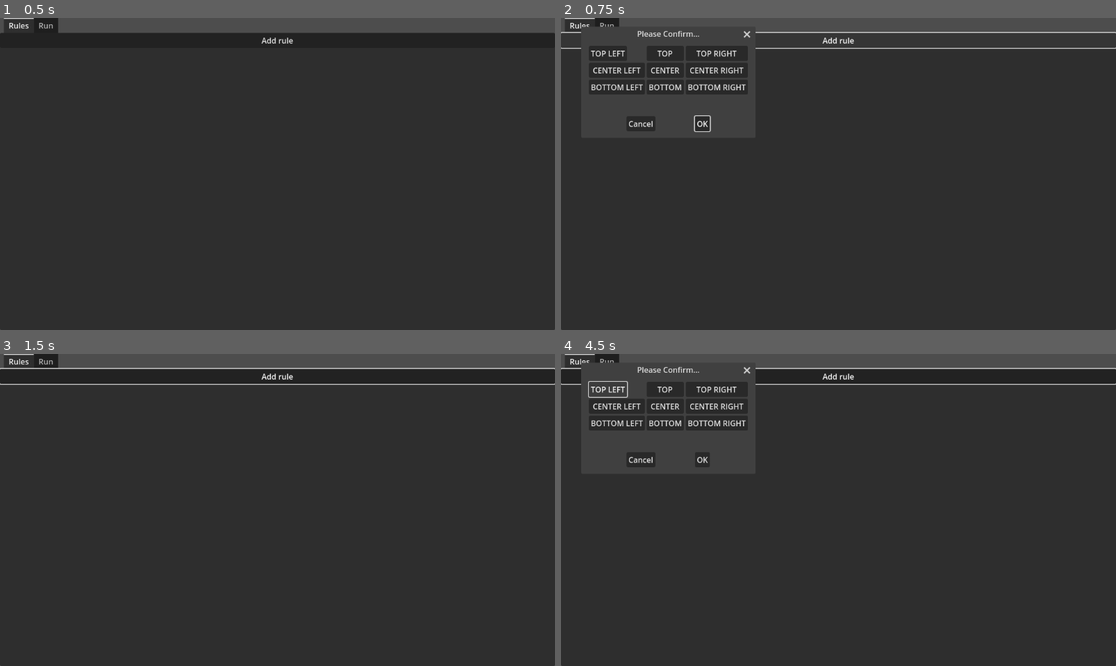
Above: before the commit, frames 1-4 (two rows, left to right).
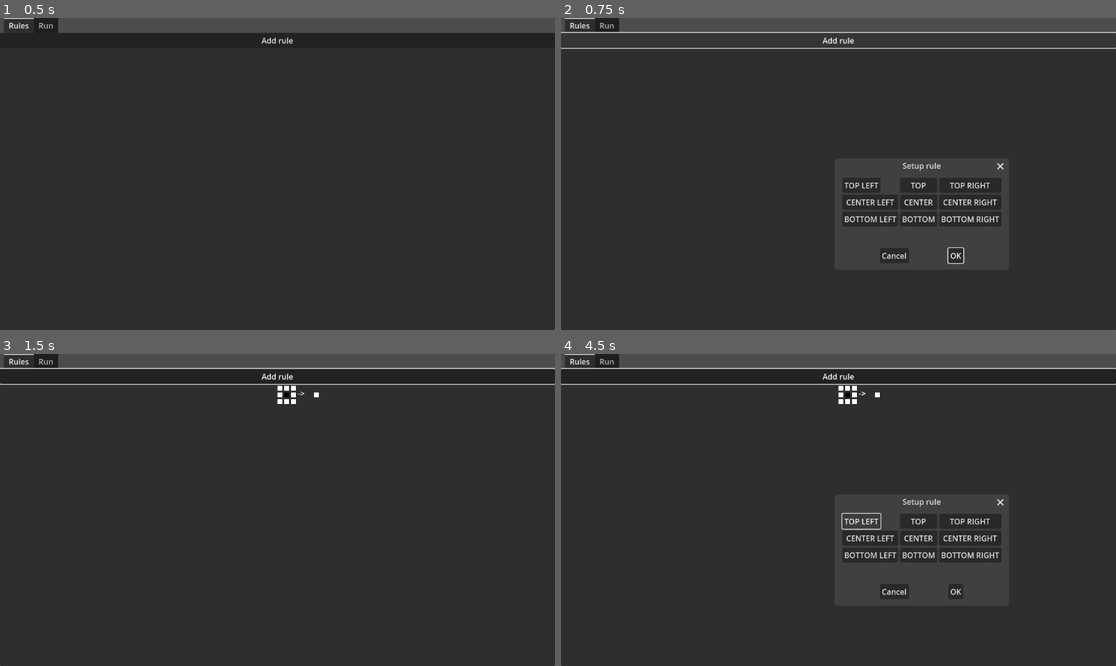
Above: after the commit, the same moments.

Repository: RWHurra/Robert-s-Game-of-Life
Game: Godot game, scene res://main.tscn
Same seed, same stepped clock (60 frames per second), same inputs: the game is played once before the commit and once after it.
Inputs:
- Up to frame 1 (0.5 s): no input
- Up to frame 2 (0.75 s): click "Add rule" at 0.5 s
- Up to frame 3 (1.5 s): click "OK" at 1.25 s
- Up to frame 4 (4.5 s): click "Add rule" at 2 s; click "OK" at 2.75 s; click "Add rule" at 3.5 s; click "TOP LEFT" at 4.25 s

Frame 1 is identical in both runs. In frame 2, 2.2% of the frame differs, in the area x 3-80%, y 2-79%; in frame 3, 0.2%; in frame 4, 3.7%, in the area x 3-80%, y 2-78%.

Commit message:
Refactored code, added more UI for creating rule

Diff:
--- a/Add Rule.gd
+++ b/Add Rule.gd
@@ -16,5 +16,5 @@
 func _on_pressed():
 	var create_rule_dialog_instance = create_rule_dialog_scene.instantiate()
 	add_child(create_rule_dialog_instance)
-	create_rule_dialog_instance.position = Vector2(50, 50)
+	create_rule_dialog_instance.position = get_viewport_rect().size / 2
 	create_rule_dialog_instance.show()
--- a/rule.gd
+++ b/create_rule.gd
@@ -2,6 +2,8 @@
 
 @onready var main = get_tree().get_current_scene()
 @onready var vertical_box_container = main.find_child("VBoxContainer")
+@onready var rules_container = main.find_child("Rules Container")
+@onready var rule_scene = preload("res://rule.tscn")
 
 # Called when the node enters the scene tree for the first time.
 func _ready():
@@ -16,3 +18,11 @@
 func _on_cancel_pressed():
 	queue_free()
 	vertical_box_container.show()
+
+
+func _on_confirmed():
+	var rule_instance = rule_scene.instantiate()
+	rules_container.add_child(rule_instance)
+	rule_instance.show()
+	print("Rule created: ", rule_instance)
+	print("Rules container children: ", rules_container.get_children())
--- a/create_rule.tscn
+++ b/create_rule.tscn
@@ -1,13 +1,14 @@
-[gd_scene load_steps=2 format=3 uid="uid://dl50daddyictq"]
+[gd_scene load_steps=2 format=3 uid="uid://l52nsiancjdg"]
 
-[ext_resource type="Script" path="res://rule.gd" id="1_e8bek"]
+[ext_resource type="Script" path="res://create_rule.gd" id="1_tulrl"]
 
-[node name="Rule" type="ConfirmationDialog"]
+[node name="Create Rule Dialog" type="ConfirmationDialog"]
 initial_position = 1
+title = "Setup rule"
 size = Vector2i(346, 193)
 current_screen = -2
 visible = true
-script = ExtResource("1_e8bek")
+script = ExtResource("1_tulrl")
 
 [node name="GridContainer" type="GridContainer" parent="."]
 offset_left = 8.0
@@ -57,3 +58,5 @@
 [node name="Button8" type="Button" parent="GridContainer"]
 layout_mode = 2
 text = "BOTTOM RIGHT"
+
+[connection signal="confirmed" from="." to="." method="_on_confirmed"]
--- a/main.tscn
+++ b/main.tscn
@@ -37,8 +37,11 @@
 text = "Add rule"
 script = ExtResource("2_g2vkc")
 
-[node name="Rules" type="Control" parent="TabContainer/Rules/VBoxContainer"]
+[node name="Rules Container" type="GridContainer" parent="TabContainer/Rules/VBoxContainer"]
 layout_mode = 2
+size_flags_horizontal = 4
+size_flags_vertical = 4
+columns = 3
 
 [node name="Run" type="Control" parent="TabContainer"]
 visible = false
--- a/rule.tscn
+++ b/rule.tscn
@@ -1,3 +1,63 @@
 [gd_scene format=3 uid="uid://c5ntw0bq10nkn"]
 
 [node name="rule" type="Node2D"]
+
+[node name="HBoxContainer" type="HBoxContainer" parent="."]
+custom_minimum_size = Vector2(10, 10)
+offset_right = 52.0
+offset_bottom = 38.0
+
+[node name="GridContainer" type="GridContainer" parent="HBoxContainer"]
+layout_mode = 2
+size_flags_horizontal = 4
+columns = 3
+
+[node name="ColorRect" type="ColorRect" parent="HBoxContainer/GridContainer"]
+custom_minimum_size = Vector2(10, 10)
+layout_mode = 2
+
+[node name="ColorRect2" type="ColorRect" parent="HBoxContainer/GridContainer"]
+custom_minimum_size = Vector2(10, 10)
+layout_mode = 2
+
+[node name="ColorRect3" type="ColorRect" parent="HBoxContainer/GridContainer"]
+custom_minimum_size = Vector2(10, 10)
+layout_mode = 2
+
+[node name="ColorRect4" type="ColorRect" parent="HBoxContainer/GridContainer"]
+custom_minimum_size = Vector2(10, 10)
+layout_mode = 2
+
+[node name="ColorRect5" type="ColorRect" parent="HBoxContainer/GridContainer"]
+custom_minimum_size = Vector2(10, 10)
+layout_mode = 2
+color = Color(0, 0, 0, 1)
+
+[node name="ColorRect6" type="ColorRect" parent="HBoxContainer/GridContainer"]
+custom_minimum_size = Vector2(10, 10)
+layout_mode = 2
+
+[node name="ColorRect7" type="ColorRect" parent="HBoxContainer/GridContainer"]
+custom_minimum_size = Vector2(10, 10)
+layout_mode = 2
+
+[node name="ColorRect8" type="ColorRect" parent="HBoxContainer/GridContainer"]
+custom_minimum_size = Vector2(10, 10)
+layout_mode = 2
+
+[node name="ColorRect9" type="ColorRect" parent="HBoxContainer/GridContainer"]
+custom_minimum_size = Vector2(10, 10)
+layout_mode = 2
+
+[node name="RichTextLabel" type="RichTextLabel" parent="HBoxContainer"]
+custom_minimum_size = Vector2(30, 30)
+layout_mode = 2
+size_flags_horizontal = 4
+size_flags_vertical = 4
+text = "->"
+
+[node name="ColorRect" type="ColorRect" parent="HBoxContainer"]
+custom_minimum_size = Vector2(10, 10)
+layout_mode = 2
+size_flags_horizontal = 4
+size_flags_vertical = 4
